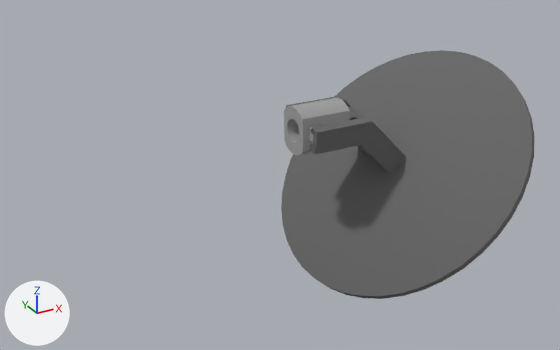
A saved change to the OBJ model Deep_Object_Pose/data/models/antenna/antenna.obj.
Rendered twice from a camera (50 mm lens) standing at (-14.8, -25.8, 11.1) and looking at (-0.1, 0.9, -2.3). The lights are fixed; the arrows at lower left show +X, +Y and +Z. Where no turn or scale is listed for an object, it has been applied to the vertices. Vertices at the same position are counted once.

Script lines for the objects in view, before the commit:
```python
me_antenna = bpy.data.meshes.new('antenna')
me_antenna.from_pydata(...)  # 1172 vertices, 2346 faces; spans x 0.0..10.36, y -5.86..6.79, z -7.6..1.66
# faces by material slot: [1326, 228, 792]
me_antenna.materials.append(mat_paint___enamel_glossy__dark_grey)  # dark grey #686868
me_antenna.materials.append(mat_paint___enamel_glossy__dark_grey__1)  # grey #9f9f9f
me_antenna.materials.append(mat_steel___satin)  # light grey #d0d0d0
ob_antenna = bpy.data.objects.new('antenna', me_antenna)
ob_antenna.location = (0.0, 0.0, 0.0)
```
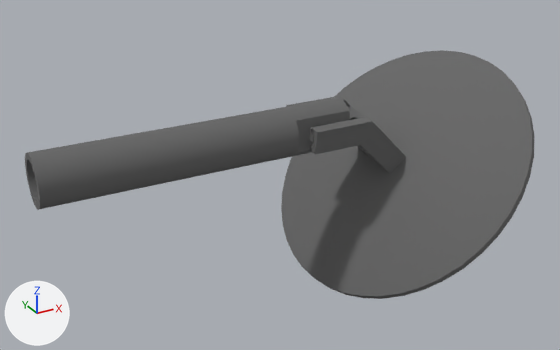
Patch to the scene script:
```diff
--- a/Deep_Object_Pose/data/models/antenna/antenna.obj.py
+++ b/Deep_Object_Pose/data/models/antenna/antenna.obj.py
@@ me_antenna @@
 # used by ob_antenna; location = (0.0, 0.0, 0.0)
-me_antenna.from_pydata(...)  # 1172 vertices, 2346 faces; spans x 0.0..10.36, y -5.86..6.79, z -7.6..1.66
+me_antenna.from_pydata(...)  # 1411 vertices, 2837 faces; spans x -10.47..10.36, y -5.86..6.79, z -7.6..1.66
+# me_antenna part 1
+# 1 face is deleted
+# 91 vertices are added at x -10.47..0.0, y -1.01..1.01, z -1.01..1.01
+# 5 new vertices lie (0.0, 0.1, -0.09) away from vertices in x -9.19..0.0, y 0.28, z 0.43
+# 5 new vertices lie (0.0, 0.07, -0.11) away from vertices in x -9.19..0.0, y 0.38, z 0.34
+# 10 new vertices lie (0.0, 0.05, -0.13) away from vertices in x -9.19..0.0, y -0.5..0.45, z -0.1..0.23
+# 5 new vertices lie (0.0, 0.01, -0.13) away from vertices in x -9.19..0.0, y 0.5, z 0.1
+# 5 new vertices lie (0.0, -0.12, 0.05) away from vertices in x -9.19..0.0, y 0.28, z 0.43
+# 5 new vertices lie (0.0, -0.13, 0.03) away from vertices in x -9.19..0.0, y 0.16, z 0.48
+# 5 new vertices lie (0.0, -0.13, -0.01) away from vertices in x -9.19..0.0, y 0.03, z 0.51
+# 10 new vertices lie (0.0, -0.13, -0.05) away from vertices in x -9.19..0.0, y -0.1..0.23, z -0.45..0.5
+# 5 new vertices lie (0.0, -0.11, -0.07) away from vertices in x -9.19..0.0, y -0.23, z 0.45
+# 5 new vertices lie (0.0, -0.09, -0.1) away from vertices in x -9.19..0.0, y -0.34, z 0.38
+# 5 new vertices lie (0.0, -0.05, -0.12) away from vertices in x -9.19..0.0, y -0.43, z 0.28
+# 5 new vertices lie (0.0, 0.07, -0.11) away from vertices in x -9.19..0.0, y -0.45, z -0.23
+# 5 new vertices lie (0.0, 0.1, -0.09) away from vertices in x -9.19..0.0, y -0.38, z -0.34
+# 5 new vertices lie (0.0, 0.12, -0.05) away from vertices in x -9.19..0.0, y -0.28, z -0.43
+# 5 new vertices lie (0.0, 0.13, -0.03) away from vertices in x -9.19..0.0, y -0.16, z -0.48
+# 5 new vertices lie (0.0, 0.11, 0.07) away from vertices in x -9.19..0.0, y 0.23, z -0.45
+# 5 new vertices lie (0.0, 0.09, 0.1) away from vertices in x -9.19..0.0, y 0.34, z -0.38
+# 5 new vertices lie (0.0, -0.03, -0.13) away from vertices in x -9.19..0.0, y 0.51, z -0.03
+# 24 new vertices lie (5.24, 0.0, 0.0) away from vertices in x -10.47, y -1.01..1.01, z -1.01..1.01
+# 24 new vertices lie (1.28, 0.0, 0.0) away from vertices in x -10.47, y -0.77..0.77, z -0.77..0.77
+# 492 new faces join them, mat_paint___enamel_glossy__dark_grey (dark grey #686868)
+# me_antenna part 2: 228 faces spanning x 0.0..2.23, y -1.03..1.03, z -1.01..1.01 switch from mat_paint___enamel_glossy__dark_grey__1 (grey #9f9f9f) to mat_paint___enamel_glossy__dark_grey (dark grey #686868)
 me_antenna.materials.append(mat_steel___satin)
```

Boxes [x1, y1, x2, y2] around the edits, measured in the pictures (560 x 350 px):
'antenna', reshaped (100% wider): before [281, 50, 535, 299]; after [25, 50, 535, 299]
part 1 of me_antenna, built on: after [25, 106, 303, 210]
part 2 of me_antenna, recoloured: [292, 98, 350, 155] in both
